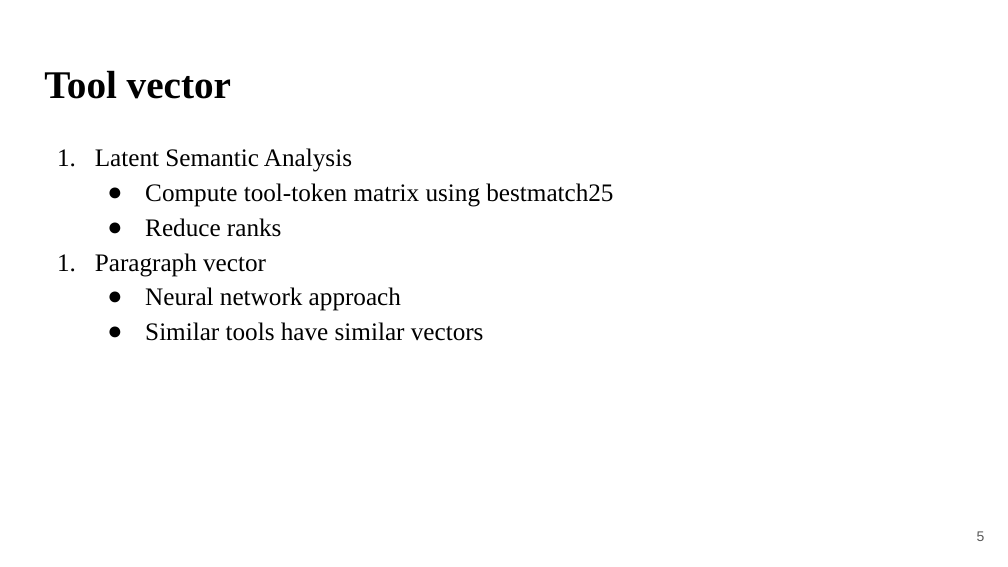
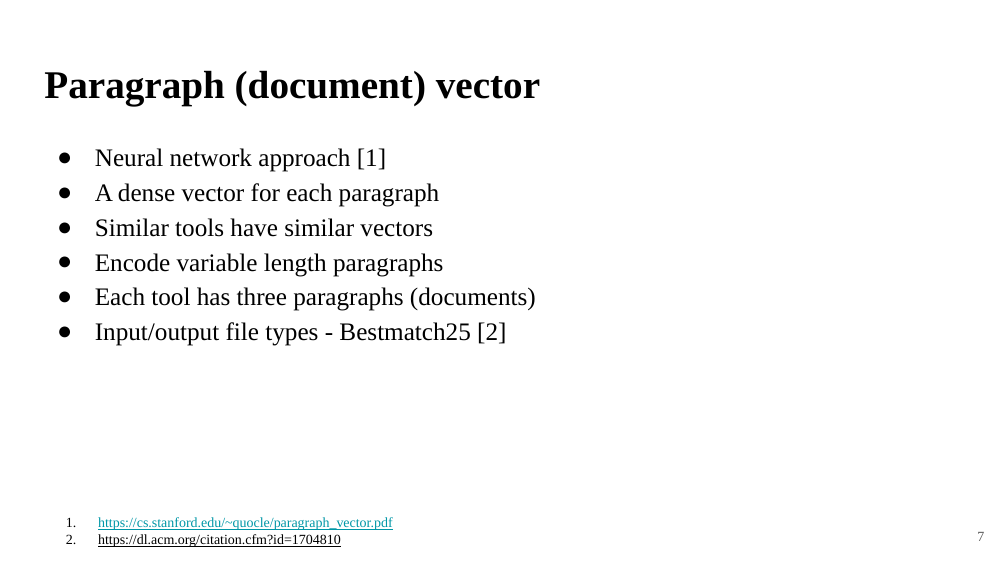
Before and after one commit to anuprulez/latex_master_thesis, a slide deck: slide 7 of Presentation_figures/MasterThesisPresentation.pptx (slide 5 before the commit). Drawn at 1008x567 pixels with LibreOffice and Linux fonts; fonts in the diff are those of the drawing. Boxes give left, top, right and bottom in pixels: in the first picture for what was removed or moved away, otherwise in the second. Text is boxed around its words. In the diff, an @@ line names an element or a change of style, - is before the commit and + after.

```diff
--- a/Presentation_figures/MasterThesisPresentation.pptx
+++ b/Presentation_figures/MasterThesisPresentation.pptx
@@ title at box(44, 70, 540, 105): text changed @@
-Tool vector
+Paragraph (document) vector
@@ text at box(95, 148, 440, 207): text changed @@
-1. Latent Semantic Analysis
-● Compute tool-token matrix using bestmatch25
-● Reduce ranks
-1. Paragraph vector
-● Neural network approach
+● Neural network approach [1]
+● A dense vector for each paragraph
@@ text at box(95, 218, 433, 237): indent changed @@
@@ text at box(95, 253, 536, 346): paragraphs added @@
+● Encode variable length paragraphs
+● Each tool has three paragraphs (documents)
+● Input/output file types - Bestmatch25 [2]
@@ text added at box(98, 517, 393, 547), 10 pt, text #0097A7, underline @@
+1. https://cs.stanford.edu/~quocle/paragraph_vector.pdf
+2. https://dl.acm.org/citation.cfm?id=1704810
@@ page number at box(977, 532, 984, 541): text changed; font Arial to Times New Roman @@
-5
+7
```
Also in this commit, not shown: 14 other slides changed, 18 slides added, 20 other files.
